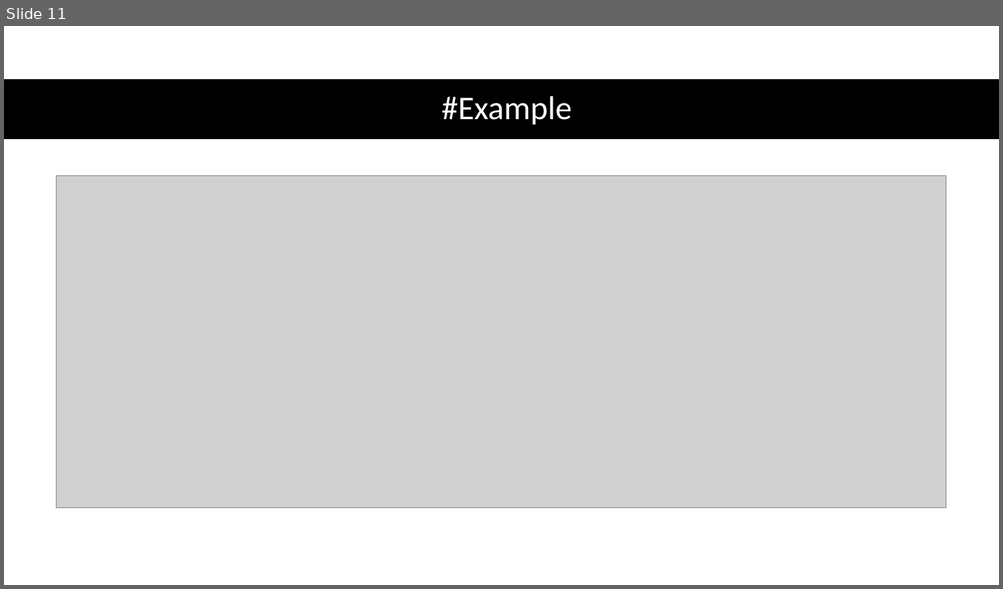
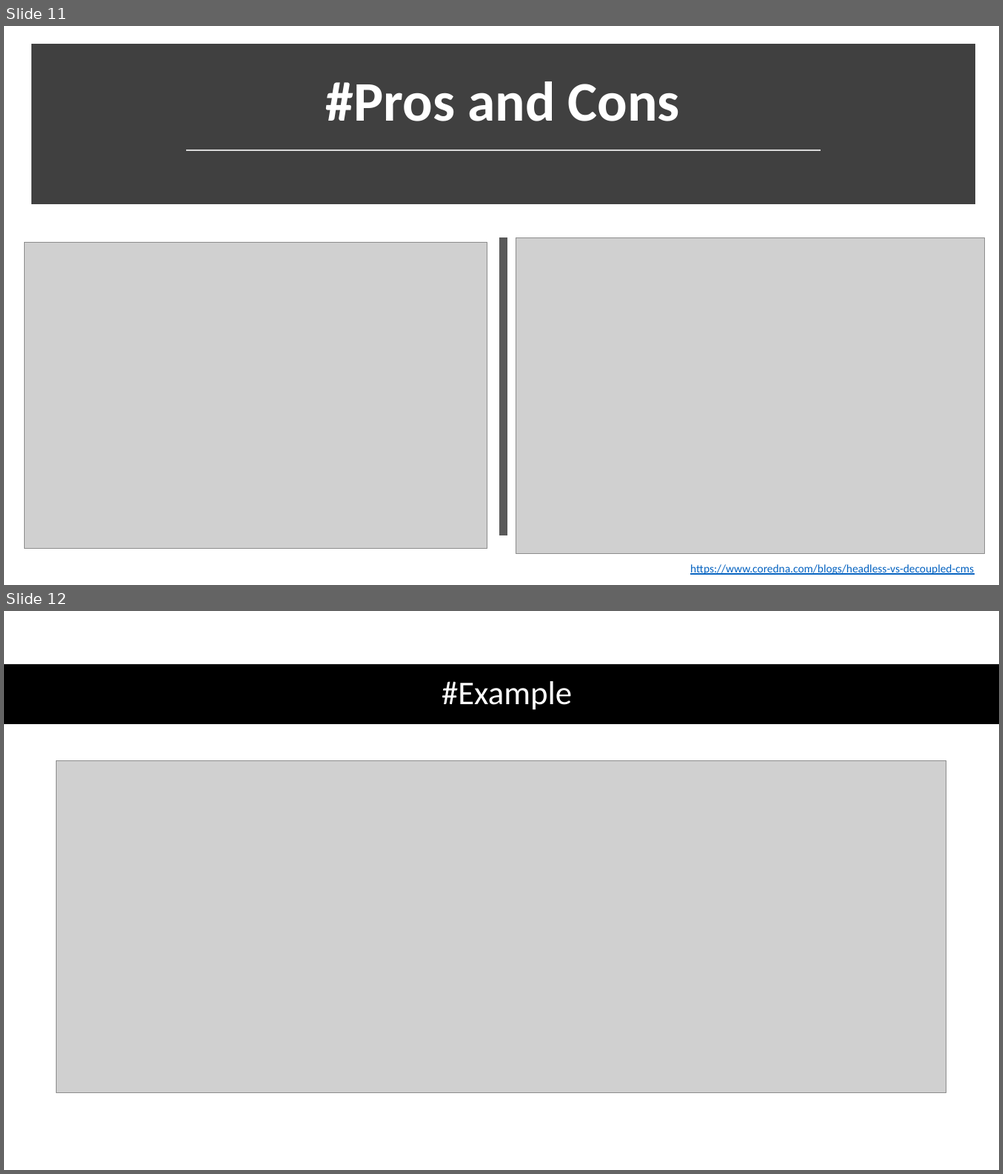
Before and after one commit to BunditSpace/headless-cms, a slide deck: Headless CMS.pptx. Shown one above the other, each under a label of ours: slide 11 before the commit, slides 11 and 12 after it. The pictures are 1003x589 and 1003x1174 pixels, drawn with LibreOffice and Linux fonts; fonts in the diff are those of the drawing; grey boxes stand for pictures. Boxes give left, top, right and bottom in pixels: in the first picture for what was removed or moved away, otherwise in the second. Text is boxed around its words. In the diff, an @@ line names an element or a change of style, - is before the commit and + after.

```diff
--- a/Headless CMS.pptx
+++ b/Headless CMS.pptx
@@ slide 11 added at (4, 26, 999, 585), background #FFFFFF @@
@@ rectangle added at (36, 49, 970, 200), fill #404040, outline #404040 10 pt @@
@@ title added at (326, 82, 680, 121), 54 pt, text #FFFFFF, bold @@
+#Pros and Cons
@@ line added from (186, 150) to (820, 150), #D9D9D9 1.75 pt @@
@@ picture added at (24, 242, 486, 549) @@
@@ line added from (504, 238) to (504, 537), #595959 8 pt @@
@@ picture added at (516, 238, 984, 554) @@
@@ text added at (690, 565, 973, 575), 11 pt, text #0563C1, underline @@
+https://www.coredna.com/blogs/headless-vs-decoupled-cms
@@ what was slide 11 is now slide 12 @@
```
Also in this commit, not shown: 1 slide changed, 3 other slides added, 1 other file.
